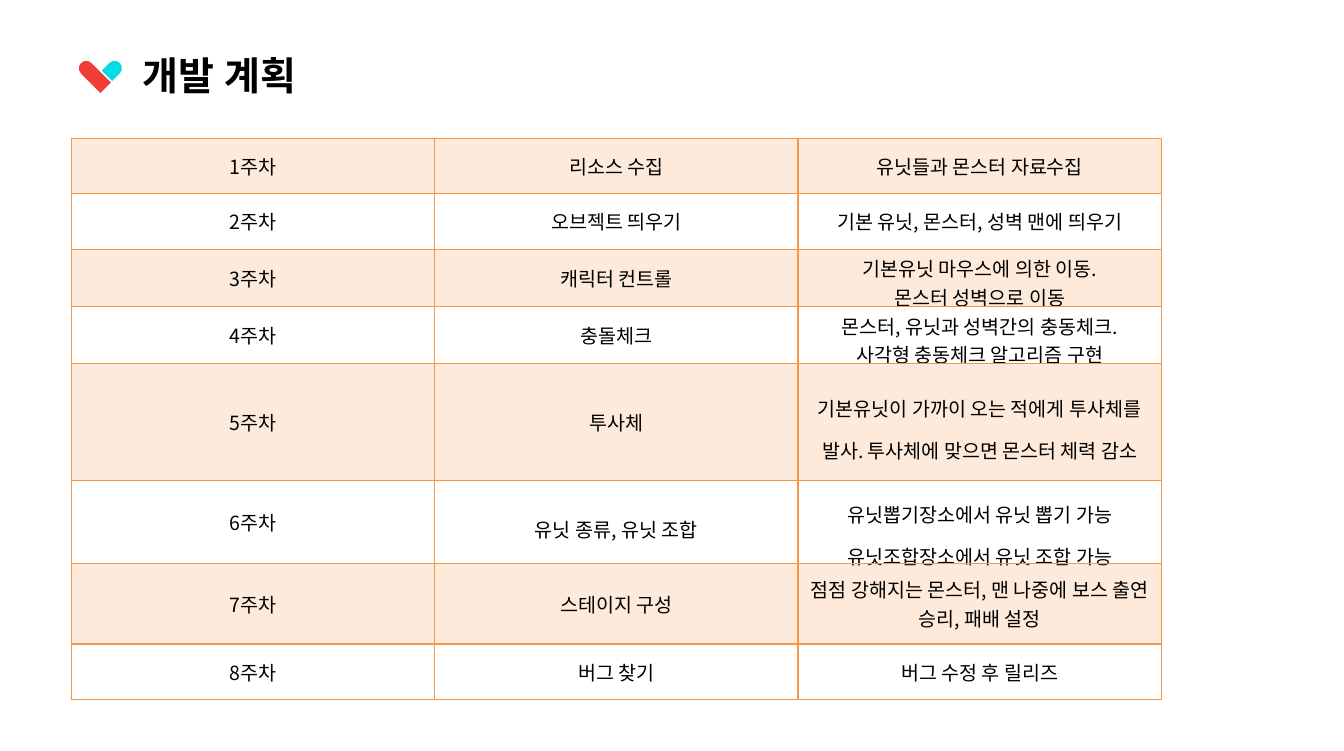
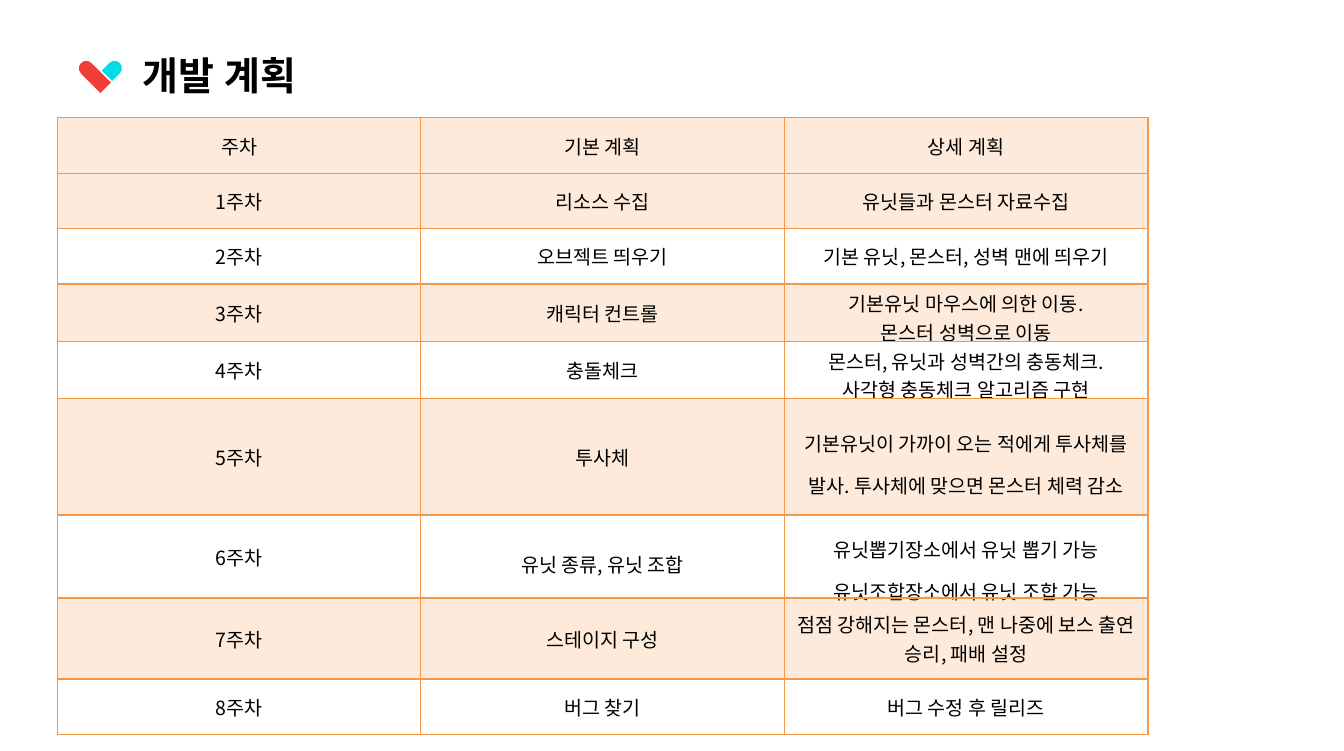
Before and after one commit to aw15/2DPythonGame, a slide deck: slide 7 of 2017_2dgp_프로젝트기획서.pptx. Drawn at 1344x751 pixels with LibreOffice and Linux fonts; fonts in the diff are those of the drawing. Boxes give left, top, right and bottom in pixels: in the first picture for what was removed or moved away, otherwise in the second. Text is boxed around its words. In the diff, an @@ line names an element or a change of style, - is before the commit and + after.

```diff
--- a/2017_2dgp_프로젝트기획서.pptx
+++ b/2017_2dgp_프로젝트기획서.pptx
@@ table at (57,117,1147,734) @@
+row 1: 주차 | 기본 계획 | 상세 계획
@@ table: place and size @@
-table at (71,139,1161,700)
+table at (57,117,1147,734)
```
Also in this commit, not shown: 4 other slides changed, 2 other files.
